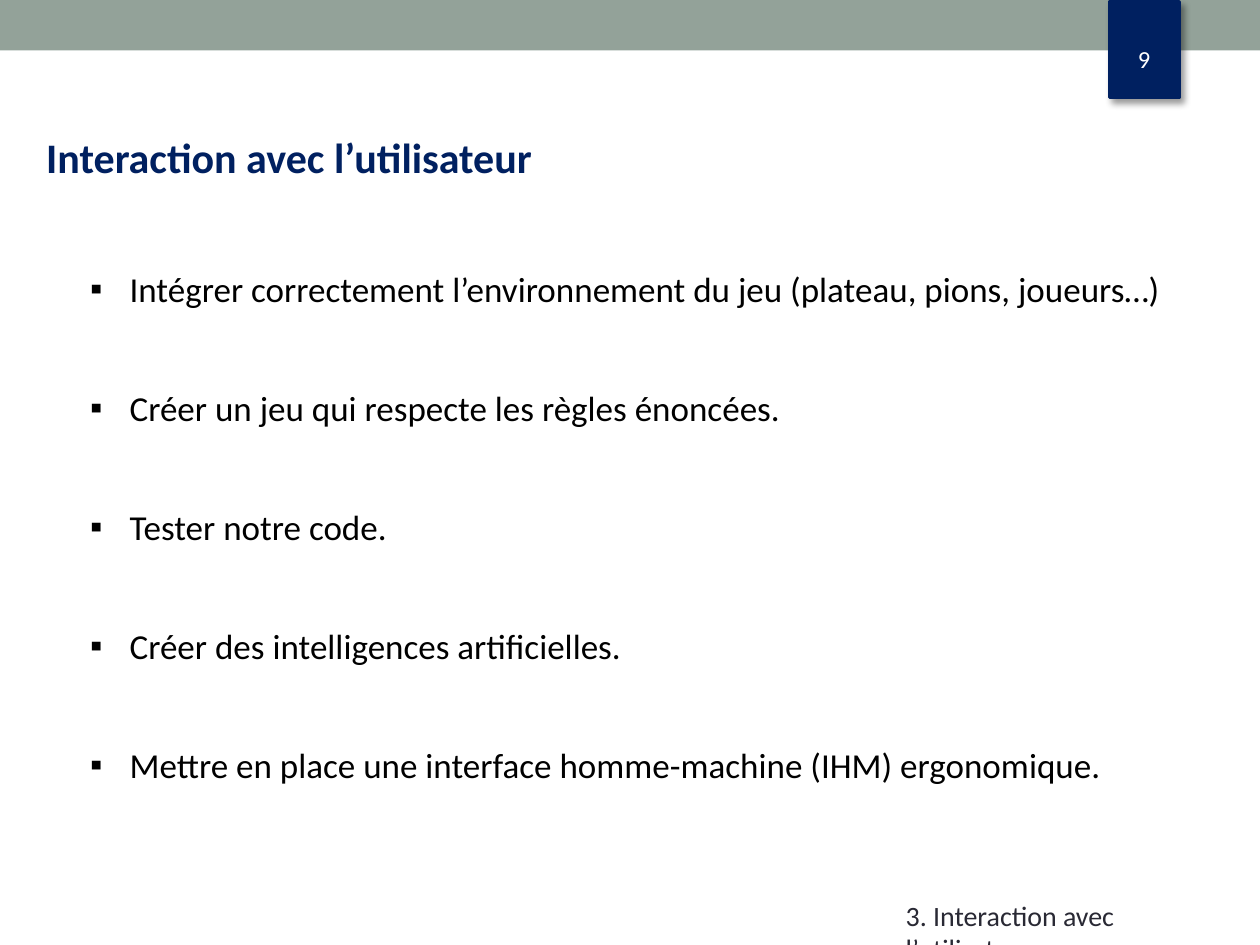
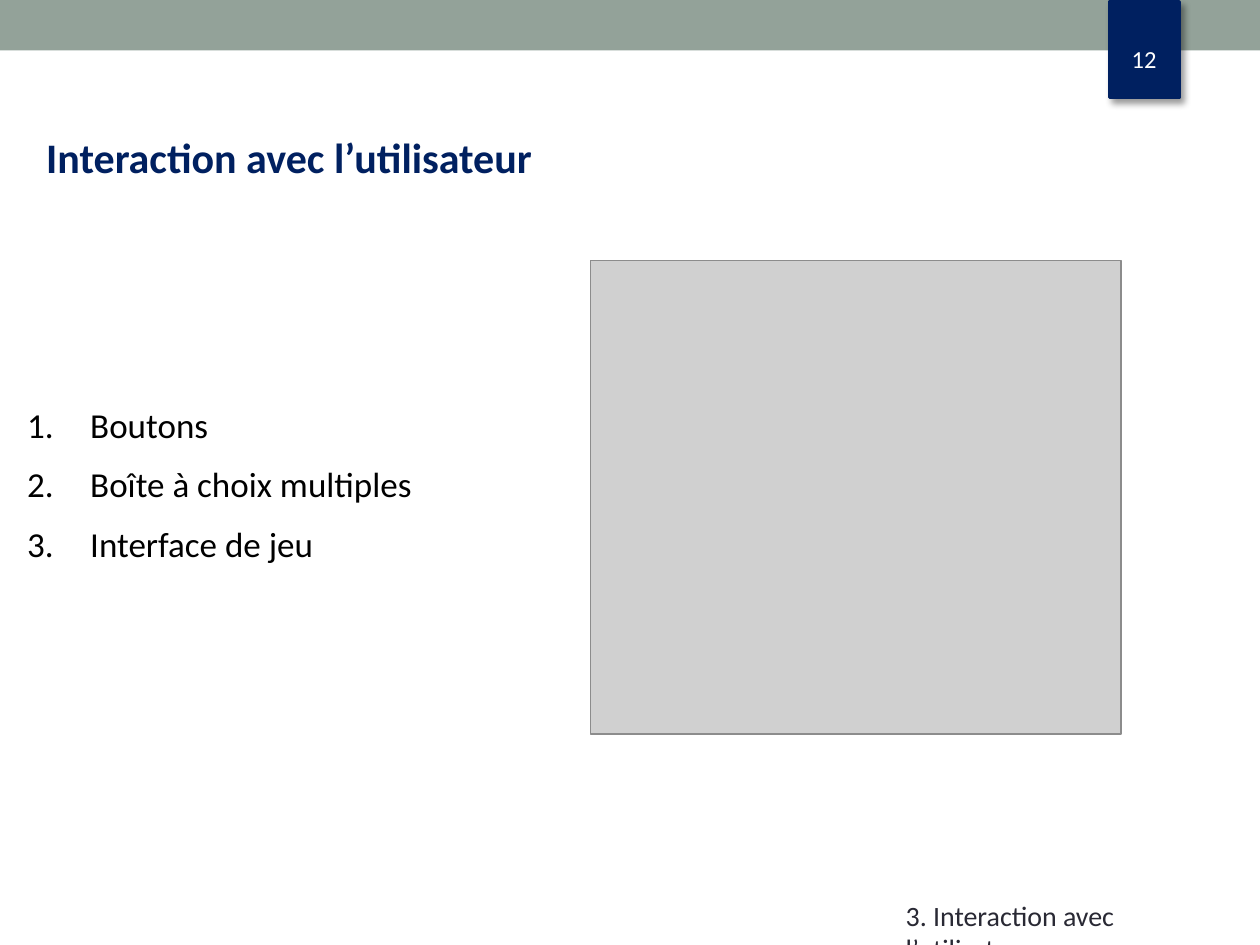
Before and after one commit to dupondth/othello, a slide deck: slide 12 of diapo_oral.pptx (slide 9 before the commit). Drawn at 1260x945 pixels with LibreOffice and Linux fonts; fonts in the diff are those of the drawing; grey boxes stand for pictures. Boxes give left, top, right and bottom in pixels: in the first picture for what was removed or moved away, otherwise in the second. Text is boxed around its words. In the diff, an @@ line names an element or a change of style, - is before the commit and + after.

```diff
--- a/diapo_oral.pptx
+++ b/diapo_oral.pptx
@@ page number at <box>1132,52,1157,68</box>: text changed @@
-9
+12
@@ picture added at <box>591,261,1121,735</box> @@
@@ text at <box>90,415,412,563</box>: text changed @@
-  ▪ Intégrer correctement l’environnement du jeu (plateau, pions, joueurs…)
-  ▪ Créer un jeu qui respecte les règles énoncées.
-  ▪ Tester notre code.
-  ▪ Créer des intelligences artificielles.
-  ▪ Mettre en place une interface homme-machine (IHM) ergonomique.
+1. Boutons
+2. Boîte à choix multiples
+3. Interface de jeu
```
Also in this commit, not shown: 3 other slides changed, 2 slides added, 1 slide removed.
